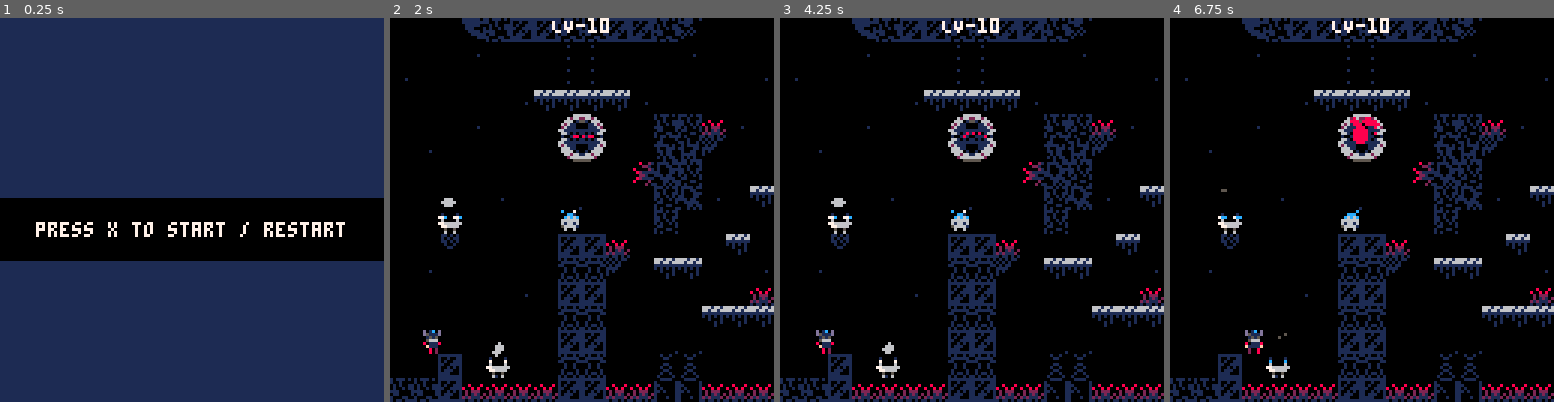
Above: before the commit, frames 1-4 (left to right).
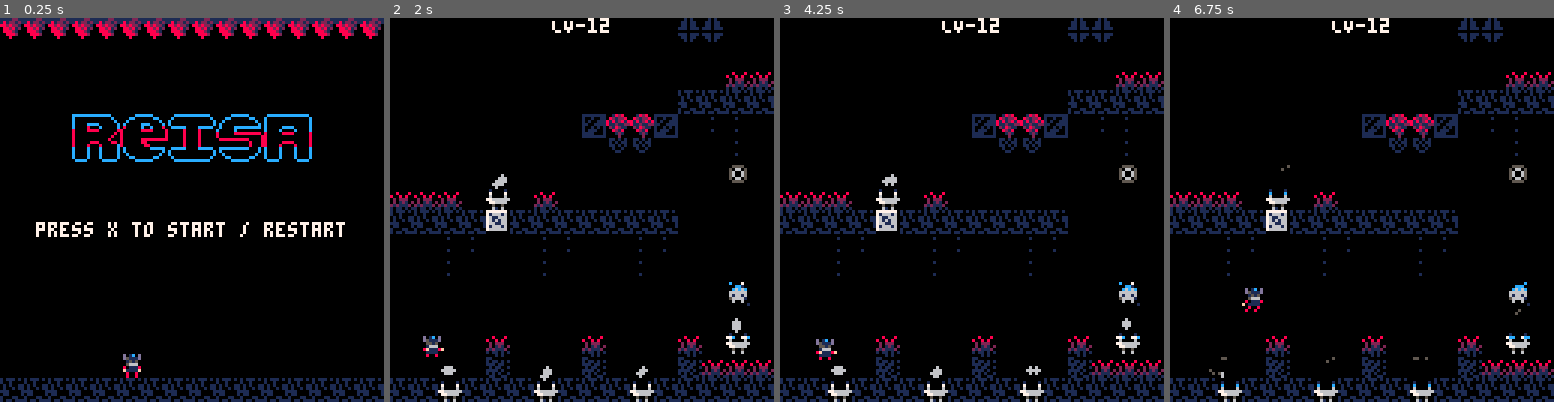
Above: after the commit, the same moments.

Repository: han-sen/pico-8-tests
Game: PICO-8 cartridge alkaline/platformer.p8
The game is run twice, just before and just after one commit, with the same random seed, the same clock (stepped at 60 frames per second) and the same inputs.
Inputs:
- Up to frame 1 (0.25 s): no input
- Up to frame 2 (2 s): tap X (X key) at 0.33, 1.07, 1.85 s; hold Right from 1.6 s (still down)
- Up to frame 3 (4.25 s): release Right at 2.1 s; hold Up 2.15-2.42 s; hold Right 2.47-3.03 s; tap X (X key) at 2.97, 4.08 s; hold Left 3.08-3.58 s; hold Right from 4.02 s (still down)
- Up to frame 4 (6.75 s): release Right at 4.68 s; hold Up 4.73-5.03 s; hold Left 5.08-5.68 s; tap X (X key) at 5.2, 6.32 s; hold Right 6.08-6.58 s; hold Right from 6.63 s (still down)

The runs differ from the first frame. In frame 1, 79% of the frame differs, in the area x 0-100%, y 0-100%; in frame 2, 22%; in frame 3, 22%; in frame 4, 22%.

Commit message:
updated title screen

Diff:
--- a/alkaline/platformer.p8
+++ b/alkaline/platformer.p8
@@ -223,47 +239,47 @@
 0e0e0e0e0e0e0e0e0e0e220e02020e22000000000000000000003432310a0a0a000000006400000300006400000000030a000000000a202020202020640000030a000000330000850000851c001c000a0000000d643f383f0d0d0d00000d00000a0000000a80810a000000000000000a00000000000000000000000000000000
 111211121112111211121112111211120a0a0a0a0a0a0a0a0a0a0a0a0a0a0a0a0a0a0a000c00000300000c00000000030a000000640a0a0a0a0a0a0a0a0a0a0a0a000034310000860202861c001c200a0000000d3f3f383f200d0d02020d00000a00000f3f90913f0f0000000000000a00000000010000000000000000000000
 0a0a0a0a0a0a0a0a0a0a0a0a0a0a0a0a0a0a0a0a0a0a0a0a0a0a0a0a0a0a0a0a0a0a0a202020202020202020202020200a0a0a0a0a0a0a0a0a0a0a0a0a0a0a0a0a11111111111111111111111111110a0a0a0a0a0a0a0a0a0a0a0a0a0a0a0a0a0b12123412121212331212121264120b0a0a0a0a0a0a0a0a0a0a0a0a0a0a0a64
-0a0a0a0a0a0a0a0a0a0a0e0e0a0a0a0a000000980a0f0f0a0a0f0f0a99000000878b0e8b8c2222222222222222222287000000000000000000000000000000000000000000000000000000000000000000000000000000000000000000000000000000000000000000000000000000003c3c3c3c3c3c3c3c3c3c3c3c3c3c3c3c
+0a0a0a0a0a0a0a0a0a0a0e0e0a0a0a0a000000980a0f0f0a0a0f0f0a99000000878b0e8b8c22222222222222222222870000000000000000000000008e8e00000000000000000000000000000000000000000000000000000000000000000000000000000000000000000000000000003c3c3c3c3c3c3c3c3c3c3c3c3c3c3c3c
 0a27283e0000000000390c0c3a00000a0000000d00000022220000000d000000870e0e9b2222002200002222220022870000000000000000000000000000000000000000000000000000000000000000000000000000000000000000000000000000000000000000000000000000000000000000000000000000000000000000
-0a380a0000202020000002020000000a0d00000000000022220000000000000d878b8c227000000071020271000000870000000000000000000000000000000000000000000000000000000000000000000000000000000000000000000000000000000000000000000000000000000000000000000000000000000000000000
-0a0a0a00008d8d8d000012120000000a00000000000d121212120d0000000000879b2270000000000c92920c000021870000000000000000000000000000000000000000000000000000000000000000000000000000000000000000000000000000000000000000000000000000000000000000000000000000000000000000
-0a22220000000000000000000000000a0000000d000000808100000a0b200d000a2270000000000000000000000000870000000000000000000000000000000000000000000000000000000000000000000000000000000000000000000000000000000000000000000000000000000000000000000000000000000000000000
-0a222200000000000000000000008a0a000d00000000009091000027283e0000877000000000000000000000000000870000000000000000000000000000000000000000000000000000000000000000000000000000000000000000000000000000000000000000000000000000000000000000000000000000000000000000
+0a380a0000202020000002020000000a0d00000000000022220000000000000d878b8c227000000071020271000000870000000000000000000000000000202000000000000000000000000000000000000000000000000000000000000000000000000000000000000000000000000000000000000000000000000000000000
+0a0a0a00008d8d8d000012120000000a00000000000d121212120d0000000000879b2270000000000c92920c000021870000000000000000000000000a0a0a0a00000000000000000000000000000000000000000000000000000000000000000000000000000000000000000000000000000000000000000000000000000000
+0a22220000000000000000000000000a0000000d000000808100000a0b200d000a22700000000000000000000000008700000000000000000f71710f00222200000000000000000000000000000000000000000000000000000000000000000000000000000000000000000000000000000000c0c1c2c3c4c5c6c7c8c9000000
+0a222200000000000000000000008a0a000d00000000009091000027283e0000877000000000000000000000000000870000000000000000000c0c0000002200000000000000000000000000000000000000000000000000000000000000000000000000000000000000000000000000000000d0d1d2d3d4d5d6d7d8d9000000
 0a220000008a000000008a000000000a00000000000000000000213f0b000000870000000000000000000012120000870000000000000000000000000000000000000000000000000000000000000000000000000000000000000000000000000000000000000000000000000000000000000000000000000000000000000000
-0a00000a0a0a0a0a0a0a0a0a0a0a8a0a000000000d0000010000000b3f0d0012870000000000600000000000000000870000000000000000000000000000000000000000000000000000000000000000000000000000000000000000000000000000000000000000000000000000000000000000000000000000000000000000
-0a000000000000000000000022223c0a00006000000000000000000b000000008700000000000f0000000000000000870000000000000000000000000000000000000000000000000000000000000000000000000000000000000000000000000000000000000000000000000000000000000000000000000000000000000000
-0a64000000000000000000000022220a00000c000000000f0f20000000001200870000000000000000008700000000870000000000000000000000000000000000000000000000000000000000000000000000000000000000000000000000000000000000000000000000000000000000000000000000000000000000000000
-0a0a0a8a8a8a0f8a8a8a00000022000a000d00000000000e0e3e00121200000d870000000087000000008700000000870000000000000000000000000000000000000000000000000000000000000000000000000000000000000000000000000000000000000000000000000000000000000000000000000000000000000000
-0a0000000000000000008a000000000a00000000000d000f0f00000000000020871200000087120000218700000060870000000000000000000000000000000000000000000000000000000000000000000000000000000000000000000000000000000000000000000000000000000000000000000000000000000000000000
+0a00000a0a0a0a0a0a0a0a0a0a0a8a0a000000000d0000010000000b3f0d0012870000000000600000000000000000872020200064002000000000000000000000000000000000000000000000000000000000000000000000000000000000000000000000000000000000000000000000000000000000000000000000000000
+0a000000000000000000000022223c0a00006000000000000000000b000000008700000000000f0000000000000000870a0a0a0a8a0a0a0a0a0a0a0a0000000000000000000000000000000000000000000000000000000000000000000000000000000000000000000000000000000000000000000000000000000000000000
+0a64000000000000000000000022220a00000c000000000f0f20000000001200870000000000000000008700000000870000222200002222000022220000000000000000000000000000000000000000000000000000000000000000000000000000000000000000000000000000000000000000000000000000000000000000
+0a0a0a8a8a8a0f8a8a8a00000022000a000d00000000000e0e3e00121200000d870000000087000000008700000000870000220000002200000022000000000000000000000000000000000000000000000000000000000000000000000000000000000000000000000000000000000000000000000000000000000000000000
+0a0000000000000000008a000000000a00000000000d000f0f00000000000020871200000087120000218700000060870000000000000000000000000000010000000000000000000000000000000000000000000000000000000000000000000000000000000000000000000000000000000000000000000000000000000000
 0a00000000000000000000000000000a000000000000000e0e00000000121212870000000087000000008701000003870000000000000000000000000000000000000000000000000000000000000000000000000000000000000000000000000000000000000000000000000000000000000000000000000000000000000000
-0a0000008a0000008a0000000000000a000000000000000f0f00000202000000870000001287000000008712000003870000000000000000000000000000000000000000000000000000000000000000000000000000000000000000000000000000000000000000000000000000000000000000000000000000000000000000
-0a00008a00000100008a00000000640a00000f006400000e0e00008282000000870000002087202020208720202020870000000000000000000000000000000000000000000000000000000000000000000000000000000000000000000000000000000000000000000000000000000000000000000000000000000000000000
-0a0a0a0a8a0f0f0f8a0a0a0a0a0a0a0a0a0a0f202020200f0f20200303202020341b1b1b1b1b1b1b1b1b1b1b1b1b1b330a0a0a0a0a0a0a0a0a0a0a0a0a0a0a0a0a0a0a0a0a0a0a0a0a0a0a0a0a0a0a0a0a0a0a0a0a0a0a0a0a0a0a0a0a0a0a0a0a0a0a0a0a0a0a0a0a0a0a0a0a0a0a0a0a0a0a0a0a0a0a0a0a0a0a0a0a0a0a0a
-…(28 lines of a section not shown)…
+0a0000008a0000008a0000000000000a000000000000000f0f00000202000000870000001287000000008712000003870000000020000000200000002000600000000000000000000000000000000000000000000000000000000000000000000000000000000000000000000000000000000000000000000000000000000000
+0a00008a00000100008a00000000640a00000f006400000e0e00008282000000870000002087202020208720202020870000000087000000870000008720202000000000000000000000000000000000000000000000000000000000000000000000000000000000000000000000000000000000004c00000000000000000000
+0a0a0a0a8a0f0f0f8a0a0a0a0a0a0a0a0a0a0f202020200f0f20200303202020341b1b1b1b1b1b1b1b1b1b1b1b1b1b330a0a640a0a0a640a0a0a640a0a0a0a0a0a0a0a0a0a0a0a0a0a0a0a0a0a0a0a0a0a0a0a0a0a0a0a0a0a0a0a0a0a0a0a0a0a0a0a0a0a0a0a0a0a0a0a0a0a0a0a0a0a0a0a0a0a0a0a0a0a0a0a0a0a0a0a0a
+…(28 lines of a section not shown)…
--- a/alkaline/src/fountains.lua
+++ b/alkaline/src/fountains.lua
@@ -71,7 +71,7 @@
         },
         {
             level = 12,
-            x = 72,
+            x = 96,
             y = 16,
             active = false
         }
--- a/alkaline/src/game_keys.lua
+++ b/alkaline/src/game_keys.lua
@@ -70,8 +70,8 @@
         },
         {
             level = 12,
-            x = 88,
-            y = 96,
+            x = 112,
+            y = 88,
             found = false
         }
     }
--- a/alkaline/src/hazards.lua
+++ b/alkaline/src/hazards.lua
@@ -71,11 +71,11 @@
             level = 9,
             x = 120,
             y = 48
+        },
+        {
+            level = 12,
+            x = 112,
+            y = 48
         }
-        -- {
-        --     level = 11,
-        --     x = 16,
-        --     y = 16
-        -- }
     }
 }
--- a/alkaline/src/menu.lua
+++ b/alkaline/src/menu.lua
@@ -7,7 +7,8 @@
 
 function draw_menu()
     cls()
-    rectfill(0, 0, 128, 128, 1) -- bg color
-    rectfill(0, 60, 128, 80, 0) -- text bar
+    map(112, 16)
+    -- rect(0, 0, 127, 127, 1) -- bg color
+    -- rectfill(0, 60, 127, 80, 1) -- text bar
     print("press x to start / restart", 12, 68, 7)
 end
--- a/alkaline/src/player.lua
+++ b/alkaline/src/player.lua
@@ -1,5 +1,5 @@
 player = {
-    x = 8 + (128 * 1),
+    x = 8 + (128 * 3),
     y = 104 + 128,
     sprite = 64,
     size = 1,
--- a/alkaline/src/turbines.lua
+++ b/alkaline/src/turbines.lua
@@ -132,6 +132,31 @@
             level = 11,
             x = 112,
             y = 88
+        },
+        {
+            level = 12,
+            x = 16,
+            y = 120
+        },
+        {
+            level = 12,
+            x = 48,
+            y = 120
+        },
+        {
+            level = 12,
+            x = 80,
+            y = 120
+        },
+        {
+            level = 12,
+            x = 112,
+            y = 104
+        },
+        {
+            level = 12,
+            x = 32,
+            y = 56
         }
     }
 }
Not shown, changed: 24 lines of the sprite sheet (__gfx__) section of alkaline/platformer.p8
